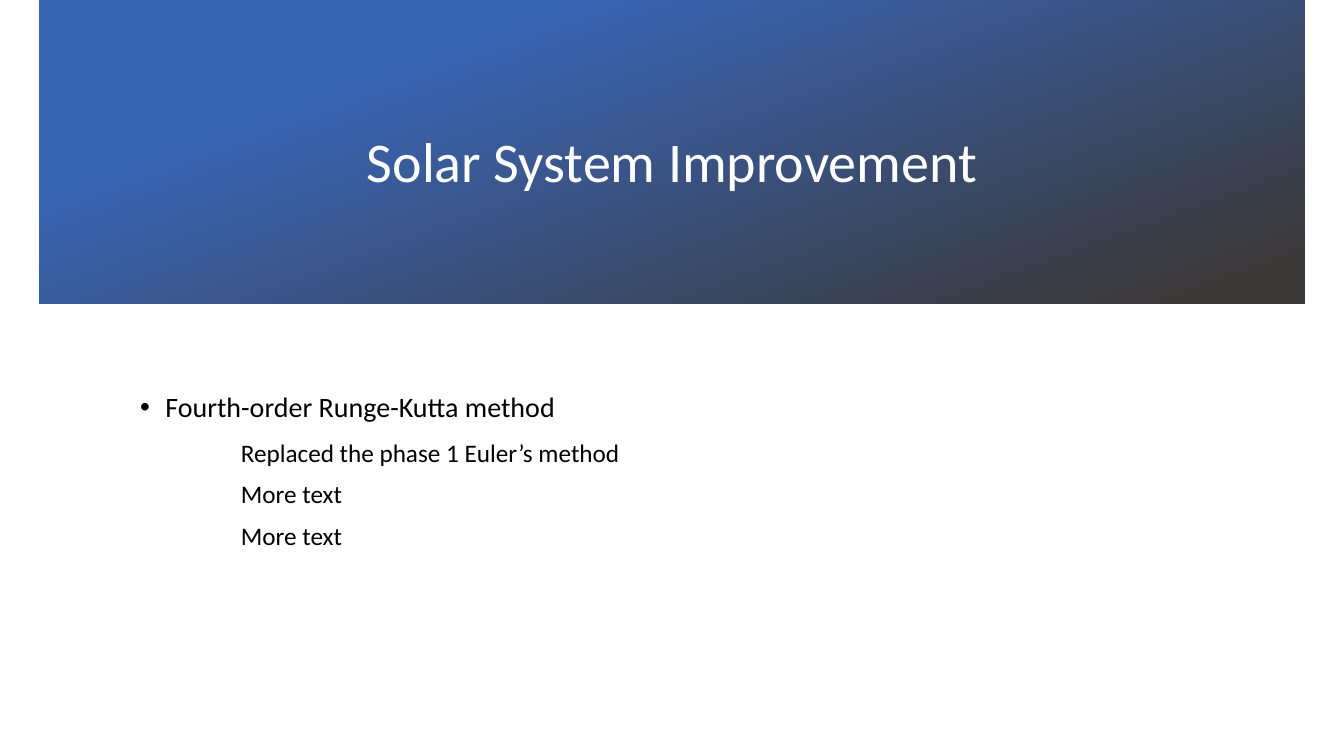
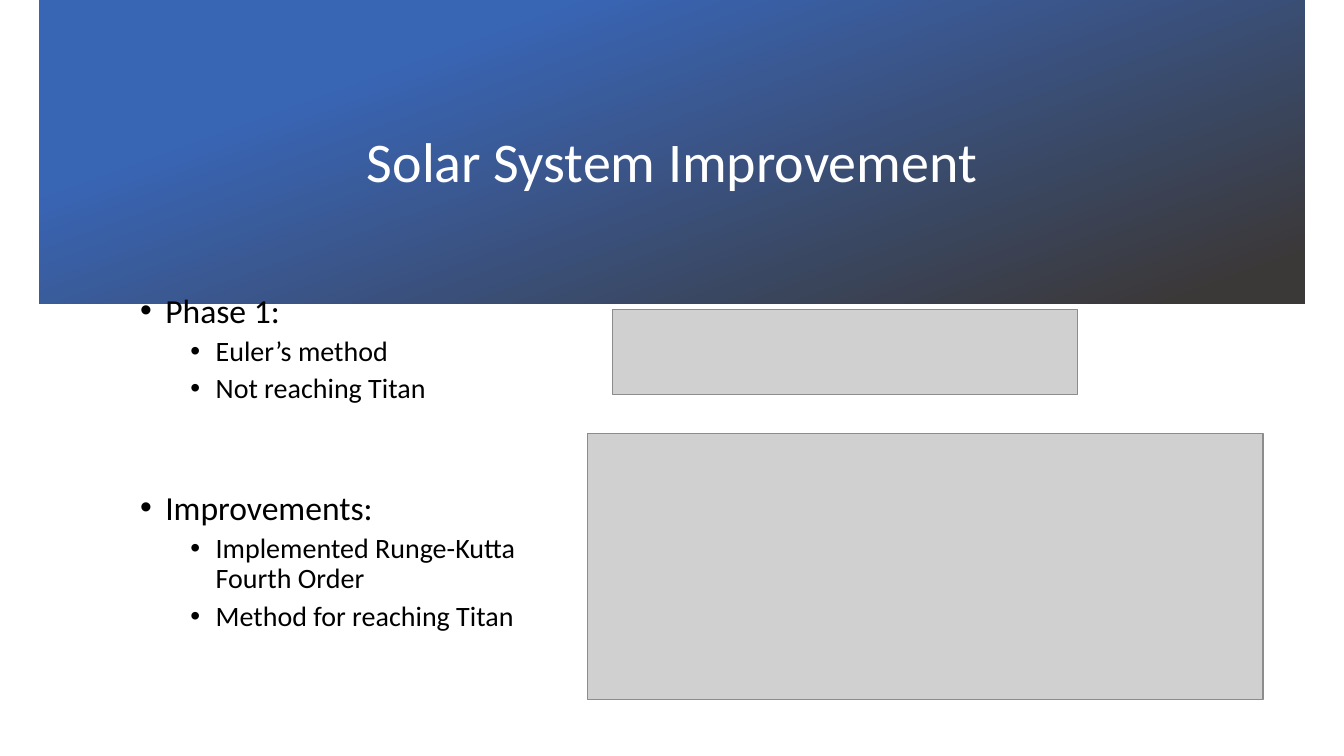
Before and after one commit to tmersch/TSO, a slide deck: slide 2 of documentation/Phase 2 experiments/Presentation second phase.pptx (slide 3 before the commit). Drawn at 1344x756 pixels with LibreOffice and Linux fonts; fonts in the diff are those of the drawing; grey boxes stand for pictures; background and template pictures are left out. Boxes give left, top, right and bottom in pixels: in the first picture for what was removed or moved away, otherwise in the second. Text is boxed around its words. In the diff, an @@ line names an element or a change of style, - is before the commit and + after.

```diff
--- a/documentation/Phase 2 experiments/Presentation second phase.pptx
+++ b/documentation/Phase 2 experiments/Presentation second phase.pptx
@@ text at bbox=[165, 295, 515, 631]: text changed; size 18 to 20 pt @@
-• Fourth-order Runge-Kutta method
-Replaced the phase 1 Euler’s method
-More text
-More text
+• Phase 1:
+  • Euler’s method
+  • Not reaching Titan
+• Improvements:
+  • Implemented Runge-Kutta
+    Fourth Order
+  • Method for reaching Titan
@@ picture added at bbox=[612, 310, 1077, 394] @@
@@ picture added at bbox=[588, 435, 1263, 701] @@
```
Also in this commit, not shown: 2 other slides changed, 4 slides added, 5 slides removed.
